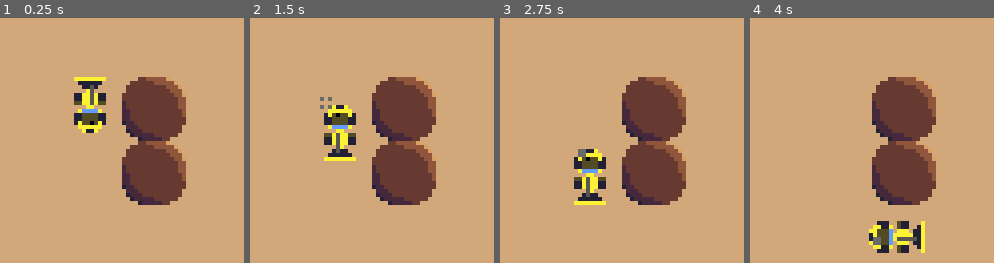
Above: before the commit, frames 1-4 (left to right).
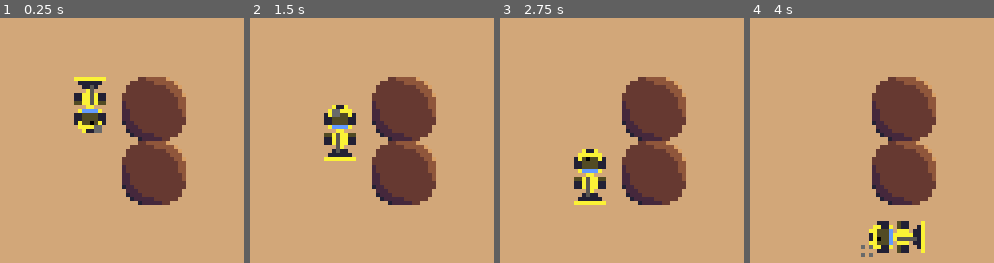
Above: after the commit, the same moments.

Repository: aludvik/Bouldering
Game: Godot game, scene res://Main.tscn
Same seed, same stepped clock (60 frames per second), same inputs: the game is played once before the commit and once after it.
Inputs (mouse positions are in pixels of both pictures, inside the frame that each line leads up to):
- Up to frame 1 (0.25 s): no input
- Up to frame 2 (1.5 s): move the mouse to (428, 128) at 0.52 s; click (428, 128) at 0.67 s; move the mouse to (320, 152) at 1.27 s; click (320, 152) at 1.42 s
- Up to frame 3 (2.75 s): move the mouse to (646, 84) at 2.02 s; click (646, 84) at 2.17 s
- Up to frame 4 (4 s): move the mouse to (859, 191) at 2.77 s; click (859, 191) at 2.92 s; move the mouse to (947, 179) at 3.52 s; click (947, 179) at 3.67 s

The runs differ from the first frame. In frame 1, 0.1% of the frame differs, in the area x 38-42%, y 43-47%; in frame 2, 0.2%, in the area x 28-37%, y 32-41%; in frame 3, 0.1%; in frame 4, 0.2%.

Commit message:
Scene changes

Diff:
--- a/Main.tscn
+++ b/Main.tscn
@@ -7,12 +7,13 @@
 
 [node name="Main" type="Node2D"]
 script = ExtResource( 4 )
+board_size = null
 
 [node name="GridBackground" parent="." instance=ExtResource( 1 )]
 
 [node name="Tractor" parent="." instance=ExtResource( 2 )]
 position = Vector2( 24, 24 )
-frame = 7
+frame = 3
 speed = 100
 
 [node name="Boulder" parent="." instance=ExtResource( 3 )]
--- a/Tractor.tscn
+++ b/Tractor.tscn
@@ -45,6 +45,5 @@
 
 [node name="Tractor" type="AnimatedSprite"]
 frames = SubResource( 9 )
-frame = 2
 playing = true
 script = ExtResource( 2 )
